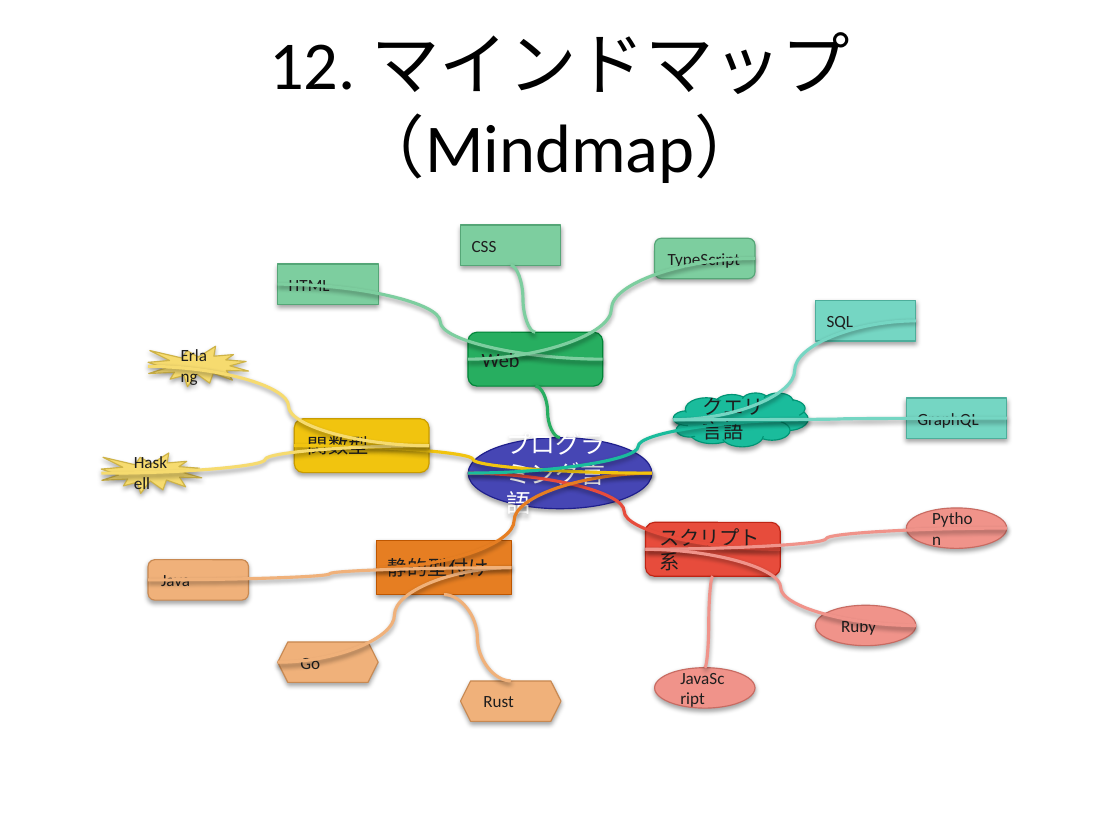
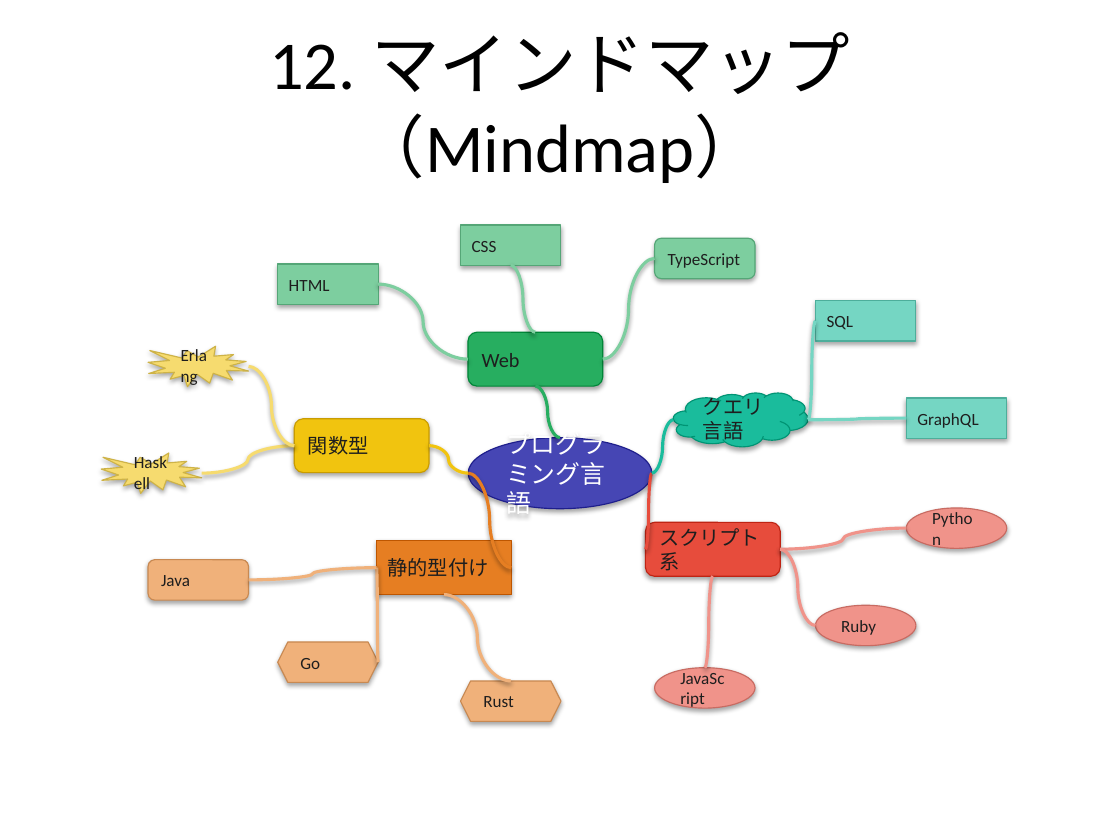
Before and after one commit to notfolder/qmd_to_pptx, a slide deck: slide 30 of demo_full.pptx. Drawn at 1120x840 pixels with LibreOffice and Linux fonts; fonts in the diff are those of the drawing. Boxes give left, top, right and bottom in pixels: in the first picture for what was removed or moved away, otherwise in the second. Text is boxed around its words. In the diff, an @@ line names an element or a change of style, - is before the commit and + after.

Commit message:
feat: 矢印スタイルの設定を修正し、接続ポイントのインデックスを明確化

```diff
--- a/demo_full.pptx
+++ b/demo_full.pptx
@@ curved line moved from (468, 360) - (755, 259) to (603, 360) - (654, 259) @@
@@ curved line moved from (603, 360) - (278, 284) to (468, 360) - (379, 284) @@
@@ curved line moved from (673, 420) - (916, 321) to (809, 420) - (815, 321) @@
@@ curved line moved from (429, 446) - (148, 366) to (295, 446) - (249, 366) @@
@@ curved line moved from (673, 420) - (1007, 418) to (809, 420) - (906, 418) @@
@@ curved line moved from (429, 446) - (101, 473) to (295, 446) - (202, 473) @@
@@ curved line moved from (652, 473) - (295, 446) to (468, 473) - (429, 446) @@
@@ curved line moved from (468, 473) - (809, 420) to (652, 473) - (673, 420) @@
@@ curved line moved from (652, 473) - (376, 568) to (468, 473) - (512, 568) @@
@@ curved line moved from (468, 473) - (781, 549) to (652, 473) - (645, 549) @@
@@ curved line moved from (645, 549) - (1007, 529) to (781, 549) - (906, 529) @@
@@ curved line moved from (512, 568) - (148, 580) to (376, 568) - (249, 580) @@
@@ curved line moved from (512, 568) - (278, 662) to (376, 568) - (379, 662) @@
@@ curved line moved from (645, 549) - (916, 625) to (781, 549) - (815, 625) @@
```
Also in this commit, not shown: 11 other slides changed, 5 other files.
